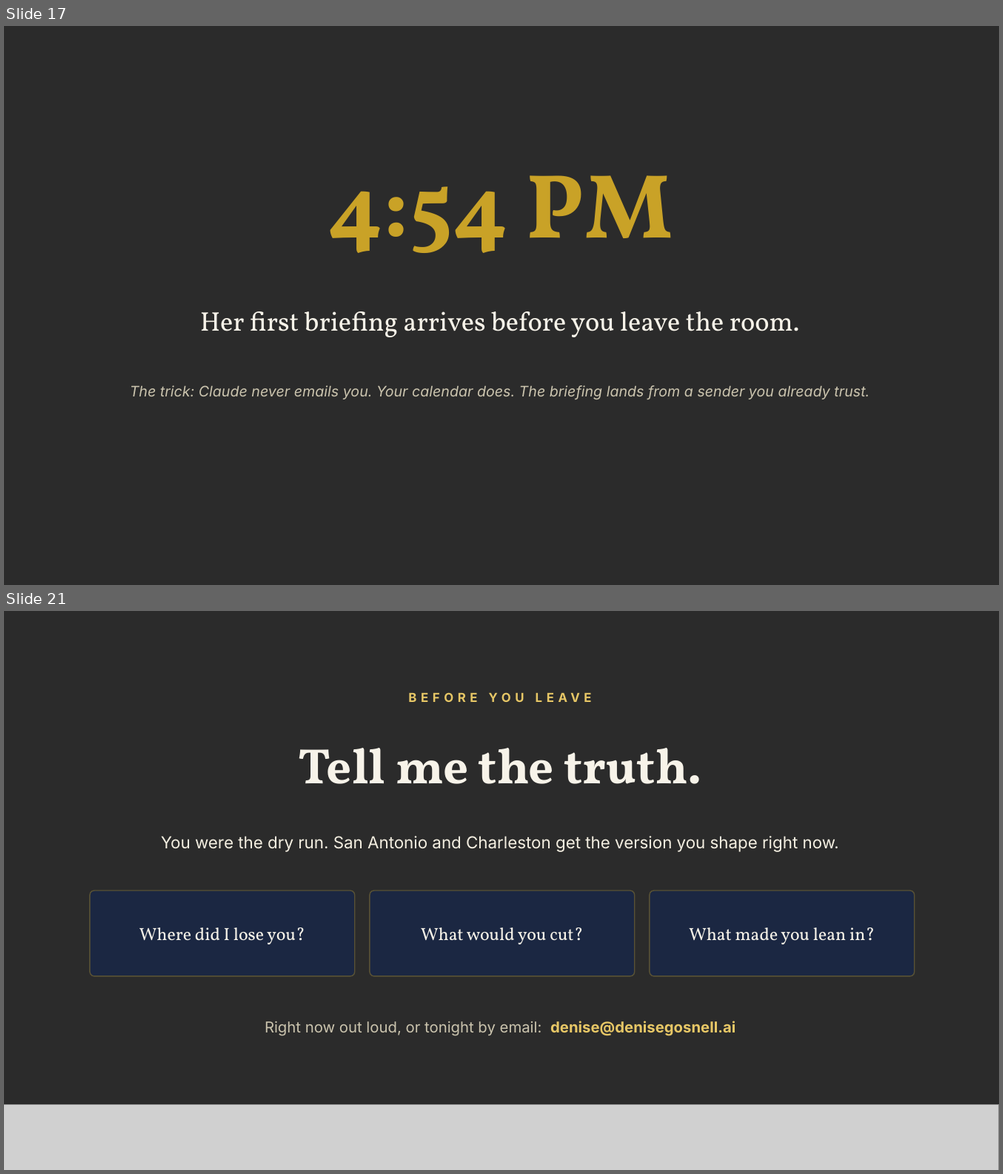
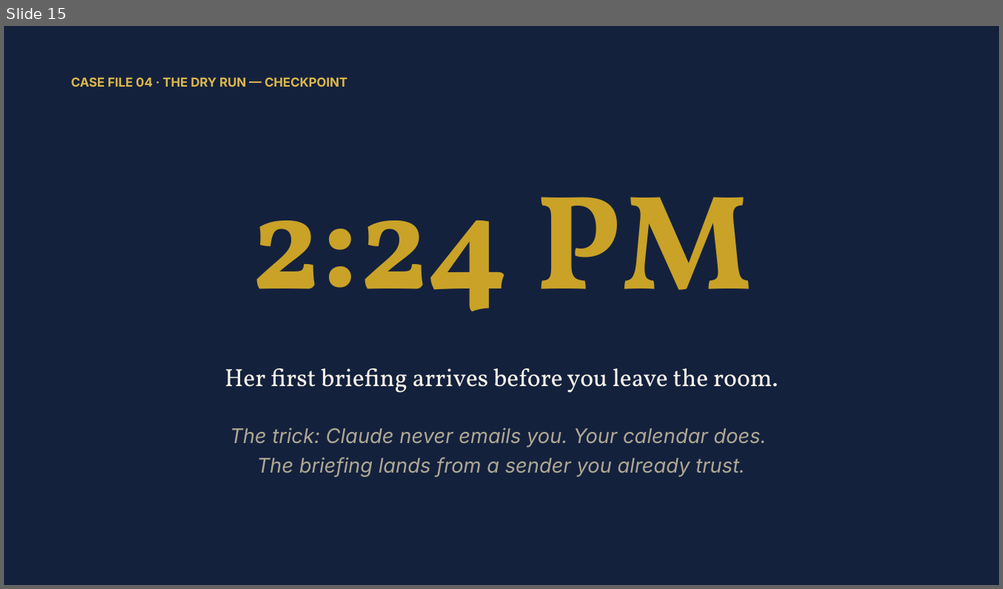
Before and after one commit to denisekgosnell/Donna, a slide deck: assets/build-your-own-donna.pptx. Shown one above the other, each under a label of ours: slides 17 and 21 before the commit, slide 15 after it; the slides between them are not shown. The pictures are 1003x1174 and 1003x589 pixels, drawn with LibreOffice and Linux fonts; fonts in the diff are those of the drawing; grey boxes stand for pictures; background and template pictures are left out; a plain dark background stands for a picture behind light text. Boxes give left, top, right and bottom in pixels: in the first picture for what was removed or moved away, otherwise in the second. Text is boxed around its words. In the diff, an @@ line names an element or a change of style, - is before the commit and + after.

```diff
--- a/assets/build-your-own-donna.pptx
+++ b/assets/build-your-own-donna.pptx
@@ slide 21 removed at <box>4,611,999,1170</box>, background picture (left out) @@
@@ text removed at <box>71,686,929,709</box> @@
-BEFORE YOU LEAVE
@@ text removed at <box>299,748,702,784</box> @@
-Tell me the truth.
@@ text removed at <box>161,836,839,852</box> @@
-You were the dry run. San Antonio and Charleston get the version you shape right now.
@@ rounded rectangle removed at <box>90,891,355,977</box> @@
@@ rounded rectangle removed at <box>370,891,634,977</box> @@
@@ rounded rectangle removed at <box>649,891,914,977</box> @@
@@ text removed at <box>139,928,305,945</box> @@
-Where did I lose you?
@@ text removed at <box>421,928,583,945</box> @@
-What would you cut?
@@ text removed at <box>688,928,874,945</box> @@
-What made you lean in?
@@ text removed at <box>264,1021,735,1037</box> @@
-Right now out loud, or tonight by email: denise@denisegosnell.ai
@@ picture removed at <box>4,1105,999,1170</box> @@
@@ what was slide 17 is now slide 15 @@
@@ slide 15 changed as well @@
@@ background picture (left out) to #14213D @@
@@ text added at <box>71,77,347,87</box>, 12 pt, text #DDB94A, bold @@
+CASE FILE 04 · THE DRY RUN — CHECKPOINT
@@ text at <box>250,197,752,312</box>: text changed; size 88 to 130 pt @@
-4:54 PM
+2:24 PM
@@ text "Her first briefing arrives before ...": place and size @@
-text "Her first briefing arrives before ..." at <box>200,312,800,338</box>
+text "Her first briefing arrives before ..." at <box>225,369,777,393</box>
@@ text "Her first briefing arrives before ..." at <box>225,369,777,393</box>: size 26 to 24 pt @@
@@ text at <box>230,428,766,477</box>: text changed; size 14 to 19.5 pt; text colour #CBC4AE to #AFA893 @@
-The trick: Claude never emails you. Your calendar does. The briefing lands from a sender you already trust.
+The trick: Claude never emails you. Your calendar does.
+The briefing lands from a sender you already trust.
```
Also in this commit, not shown: 12 other slides changed, 3 slides added, 7 other slides removed, 5 other files.
